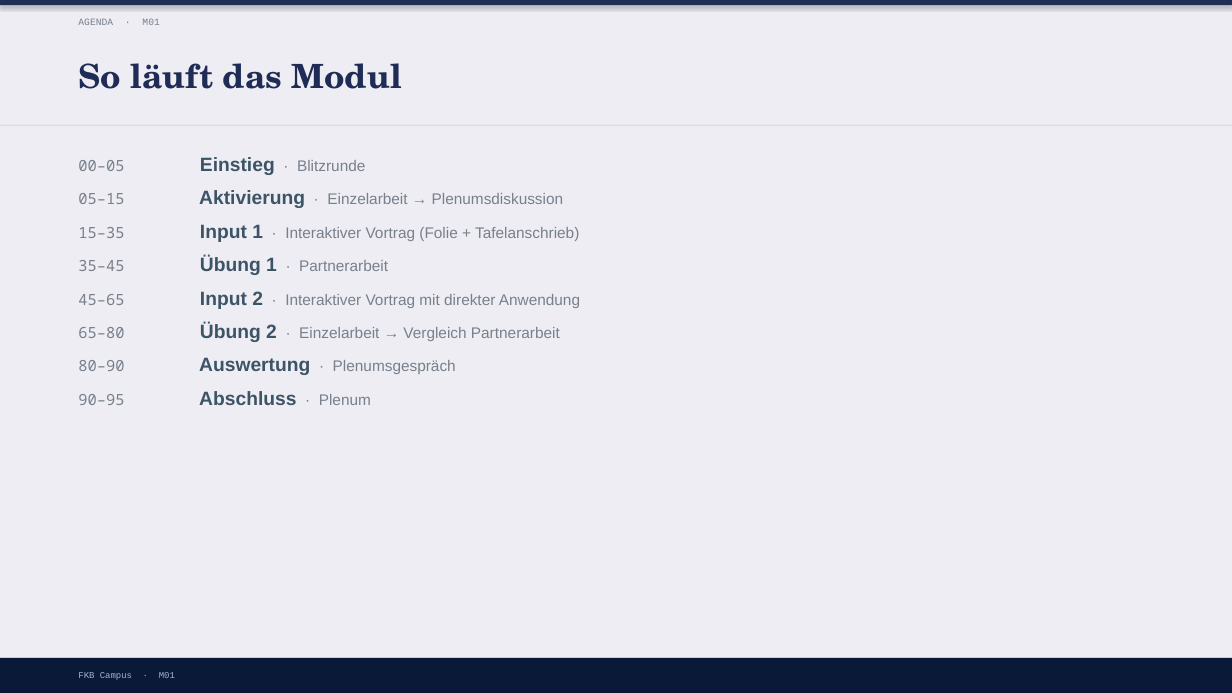
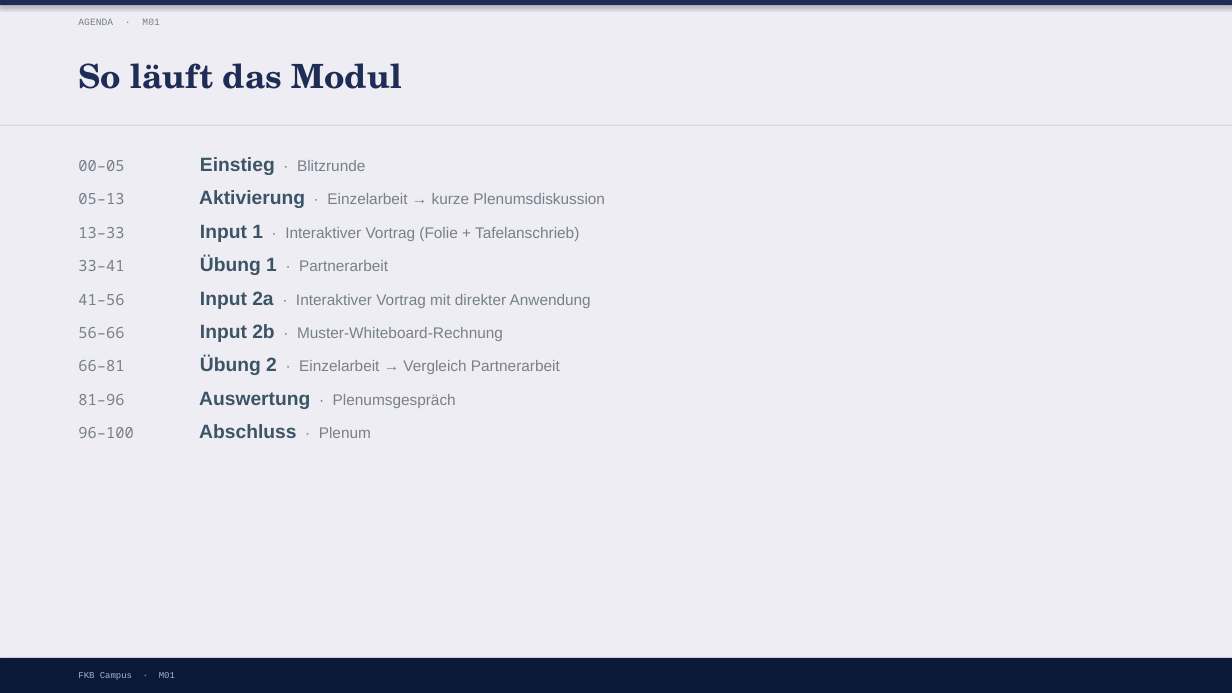
Before and after one commit to ck5rqc47pr-byte/firmenkundenakademie-online, a slide deck: slide 4 of protected-downloads/praesentation/M01.pptx. Drawn at 1232x693 pixels with LibreOffice and Linux fonts; fonts in the diff are those of the drawing. Boxes give left, top, right and bottom in pixels: in the first picture for what was removed or moved away, otherwise in the second. Text is boxed around its words. In the diff, an @@ line names an element or a change of style, - is before the commit and + after.

```diff
--- a/protected-downloads/praesentation/M01.pptx
+++ b/protected-downloads/praesentation/M01.pptx
@@ text at (x1=78, y1=190, x2=605, y2=438): text changed @@
-05–15 Aktivierung · Einzelarbeit → Plenumsdiskussion
-15–35 Input 1 · Interaktiver Vortrag (Folie + Tafelanschrieb)
-35–45 Übung 1 · Partnerarbeit
-45–65 Input 2 · Interaktiver Vortrag mit direkter Anwendung
-65–80 Übung 2 · Einzelarbeit → Vergleich Partnerarbeit
-80–90 Auswertung · Plenumsgespräch
-90–95 Abschluss · Plenum
+05–13 Aktivierung · Einzelarbeit → kurze Plenumsdiskussion
+13–33 Input 1 · Interaktiver Vortrag (Folie + Tafelanschrieb)
+33–41 Übung 1 · Partnerarbeit
+41–56 Input 2a · Interaktiver Vortrag mit direkter Anwendung
+56–66 Input 2b · Muster-Whiteboard-Rechnung
+66–81 Übung 2 · Einzelarbeit → Vergleich Partnerarbeit
+81–96 Auswertung · Plenumsgespräch
+96–100 Abschluss · Plenum
```
Also in this commit, not shown: 1 other slide changed, 2 other files.
